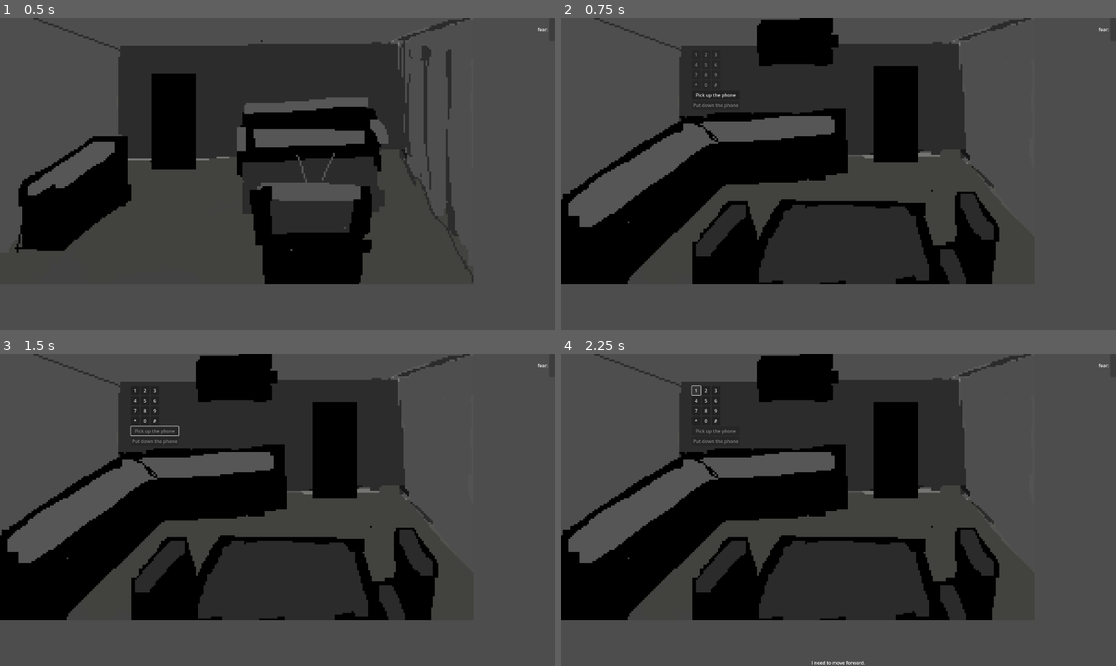
Above: before the commit, frames 1-4 (two rows, left to right).
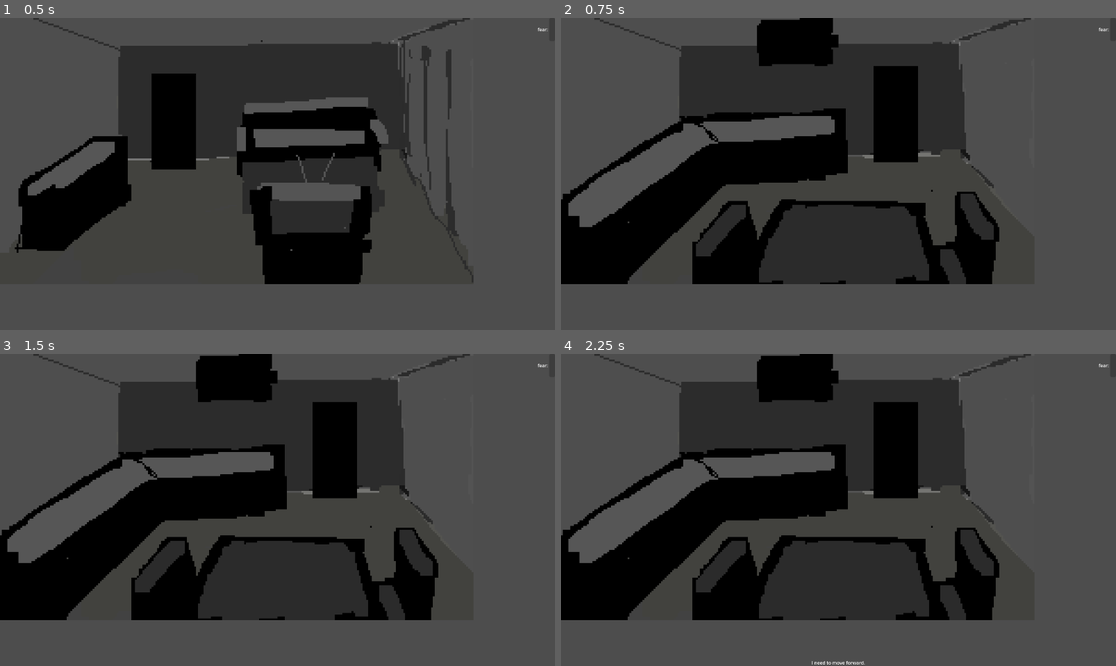
Above: after the commit, the same moments.

Repository: HypotheticalWhale/gamejai-0
Game: Godot game, scene res://Main.tscn
Same seed, same stepped clock (60 frames per second), same inputs: the game is played once before the commit and once after it.
Inputs (mouse positions are in pixels of both pictures, inside the frame that each line leads up to):
- Up to frame 1 (0.5 s): no input
- Up to frame 2 (0.75 s): tap Enter at 0.5 s; move the mouse to (960, 158) at 0.52 s; hold Up (ui_up) from 0.53 s (still down); click (960, 158) at 0.67 s
- Up to frame 3 (1.5 s): release Up (ui_up) at 1.25 s; click (155, 432) at 1.25 s, where only the run before the commit has a clickable "Pick up the phone"
- Up to frame 4 (2.25 s): click (694, 391) at 2 s, where only the run before the commit has a clickable "1"

Frame 1 is identical in both runs. In frame 2, 0.1% of the frame differs, in the area x 23-32%, y 11-29%; in frame 3, 0.2%, in the area x 23-33%, y 11-29%; in frame 4, 0.1%.

Commit message:
fix: sam changes

Diff:
--- a/Main.tscn
+++ b/Main.tscn
@@ -7,7 +7,7 @@
 [ext_resource type="AudioStream" uid="uid://bevbr5ugfast6" path="res://Sounds/FootstepsSFX.wav" id="3_r0du0"]
 [ext_resource type="AudioStream" uid="uid://c6j31emgmryeh" path="res://Sounds/Fear50.wav" id="3_wkp8b"]
 [ext_resource type="AudioStream" uid="uid://drx15gykj233w" path="res://Sounds/Phone.wav" id="4_cm0pq"]
-[ext_resource type="AudioStream" uid="uid://k7pih01iuyf1" path="res://Sounds/You ve reached GLADW.mp3" id="5_3dxm6"]
+[ext_resource type="AudioStream" uid="uid://k7pih01iuyf1" path="res://Sounds/PhoneCall1.mp3" id="5_3dxm6"]
 [ext_resource type="AudioStream" uid="uid://de57hv5bsy5sc" path="res://Sounds/phone-dial-tone_ZGgw2zFY.mp3" id="6_3dxm6"]
 
 [node name="Main" type="Node2D"]
--- a/Scenes/Corridor.tscn
+++ b/Scenes/Corridor.tscn
@@ -1,10 +1,10 @@
-[gd_scene load_steps=4 format=3 uid="uid://de7bn73wu8fp3"]
+[gd_scene load_steps=4 format=3 uid="uid://djcaaf2q6ihgg"]
 
 [ext_resource type="PackedScene" uid="uid://bb8uui4bjtad0" path="res://Scenes/BaseScreen.tscn" id="1_jhtxk"]
 [ext_resource type="Texture2D" uid="uid://cn25hmovjknns" path="res://Assets/Corridor.png" id="2_we05l"]
-[ext_resource type="Script" uid="uid://bnlkott3vycco" path="res://Scenes/corridor.gd" id="2_xlkp1"]
+[ext_resource type="Script" path="res://Scenes/corridor.gd" id="2_xlkp1"]
 
-[node name="Screen2" instance=ExtResource("1_jhtxk")]
+[node name="Screen3" instance=ExtResource("1_jhtxk")]
 script = ExtResource("2_xlkp1")
 
 [node name="TextureRect" parent="." index="0"]
--- a/Scenes/Kitchen.gd
+++ b/Scenes/Kitchen.gd
@@ -8,7 +8,7 @@
 var current_set_index := 0
 var input_cooldown := 1  # seconds to wait between sets
 var correct_answer = [["9","7","2"],["1","2","3"],["6","8","9"]]
-@onready var wrong_number = get_parent().get_node("WrongNumber")
+var sound_string = "WrongNumber"
 @onready var dial_tone = get_parent().get_node("DialTone")
 @onready var possible_buttons = [
 	%Button0, %Button1, %Button2,
@@ -42,10 +42,23 @@
 				get_parent().stage -= 1
 				Globals.is_phone_solved = true
 			else:
-				print("wrong answer")
+				var aug_sound_string
+				if get_correctness_matrix(input_sets) == [0,0,0]:
+					aug_sound_string = sound_string + "1"
+				if get_correctness_matrix(input_sets) == [0,0,1]:
+					aug_sound_string = sound_string + "2"
+				if get_correctness_matrix(input_sets) == [0,1,0]:
+					aug_sound_string = sound_string + "3"
+				if get_correctness_matrix(input_sets) == [0,1,1]:
+					aug_sound_string = sound_string + "4"
+				if get_correctness_matrix(input_sets) == [1,0,0]:
+					aug_sound_string = sound_string + "5"
+				if get_correctness_matrix(input_sets) == [1,1,0]:
+					aug_sound_string = sound_string + "6"
 				get_tree().paused = true
 				dial_tone.play()
 				await dial_tone.finished
+				var wrong_number = get_parent().get_node(aug_sound_string)
 				wrong_number.play()
 				await wrong_number.finished
 				dial_tone.play()
@@ -55,6 +68,17 @@
 			%Put.set_deferred("disabled", false)
 
 			# Optionally disable permanently or do something else
+func get_correctness_matrix(reference_array: Array) -> Array:
+	var result: Array = []
+	for i in range(correct_answer.size()):
+		if i >= reference_array.size():
+			break  # Avoid out-of-bounds
+		if correct_answer[i] == reference_array[i]:
+			result.append(1)
+		else:
+			result.append(0)
+	return result
+
 
 func _set_buttons_enabled():
 	for button in possible_buttons:
@@ -65,6 +89,8 @@
 		button.set_deferred("disabled", true)
 
 func _ready() -> void:
+	if !get_parent().player_has_key:
+		%Phone.visible = false
 	for button in possible_buttons:
 		button.connect("pressed", _on_button_pressed.bind(button.text))
 	_set_buttons_disabled()
--- a/Scenes/Kitchen.tscn
+++ b/Scenes/Kitchen.tscn
@@ -1,9 +1,13 @@
-[gd_scene load_steps=5 format=3 uid="uid://be7o6ifqab0i6"]
+[gd_scene load_steps=9 format=3 uid="uid://be7o6ifqab0i6"]
 
 [ext_resource type="PackedScene" uid="uid://bb8uui4bjtad0" path="res://Scenes/BaseScreen.tscn" id="1_q5vih"]
 [ext_resource type="Script" uid="uid://d0pt3512k3tgc" path="res://Scenes/Kitchen.gd" id="2_pbq7o"]
 [ext_resource type="Texture2D" uid="uid://c1i7rvcvdimw4" path="res://Assets/Kitchen.png" id="3_t2sl4"]
 [ext_resource type="AudioStream" uid="uid://c86f20u86m3ru" path="res://Sounds/phonebuttonpress_BhvmqLvp.wav" id="4_pbq7o"]
+[ext_resource type="AudioStream" uid="uid://k7pih01iuyf1" path="res://Sounds/PhoneCall1.mp3" id="5_uxyhd"]
+[ext_resource type="AudioStream" uid="uid://ghx2h3kpdoaa" path="res://Sounds/PhoneCall2 .wav" id="6_a5466"]
+[ext_resource type="AudioStream" uid="uid://cm5v7xs11o3r0" path="res://Sounds/PhoneCall3.wav" id="7_6fiwt"]
+[ext_resource type="AudioStream" uid="uid://dof8u0qsvt52r" path="res://Sounds/PhoneCall4.wav" id="8_b6yew"]
 
 [node name="Screen" instance=ExtResource("1_q5vih")]
 script = ExtResource("2_pbq7o")
@@ -13,103 +17,104 @@
 offset_bottom = 1152.0
 texture = ExtResource("3_t2sl4")
 
-[node name="ButtonContainer" type="VBoxContainer" parent="." index="1"]
+[node name="Phone" type="VBoxContainer" parent="." index="1"]
+unique_name_in_owner = true
 layout_mode = 0
 offset_left = 453.0
 offset_top = 111.0
 offset_right = 618.0
 offset_bottom = 317.0
 
-[node name="VBoxContainer" type="HBoxContainer" parent="ButtonContainer" index="0"]
+[node name="VBoxContainer" type="HBoxContainer" parent="Phone" index="0"]
 layout_mode = 2
 
-[node name="Button1" type="Button" parent="ButtonContainer/VBoxContainer" index="0"]
+[node name="Button1" type="Button" parent="Phone/VBoxContainer" index="0"]
 unique_name_in_owner = true
 custom_minimum_size = Vector2(30, 0)
 layout_mode = 2
 text = "1"
 
-[node name="Button2" type="Button" parent="ButtonContainer/VBoxContainer" index="1"]
+[node name="Button2" type="Button" parent="Phone/VBoxContainer" index="1"]
 unique_name_in_owner = true
 custom_minimum_size = Vector2(30, 0)
 layout_mode = 2
 text = "2"
 
-[node name="Button3" type="Button" parent="ButtonContainer/VBoxContainer" index="2"]
+[node name="Button3" type="Button" parent="Phone/VBoxContainer" index="2"]
 unique_name_in_owner = true
 custom_minimum_size = Vector2(30, 0)
 layout_mode = 2
 text = "3"
 
-[node name="VBoxContainer2" type="HBoxContainer" parent="ButtonContainer" index="1"]
+[node name="VBoxContainer2" type="HBoxContainer" parent="Phone" index="1"]
 layout_mode = 2
 
-[node name="Button4" type="Button" parent="ButtonContainer/VBoxContainer2" index="0"]
+[node name="Button4" type="Button" parent="Phone/VBoxContainer2" index="0"]
 unique_name_in_owner = true
 custom_minimum_size = Vector2(30, 0)
 layout_mode = 2
 text = "4"
 
-[node name="Button5" type="Button" parent="ButtonContainer/VBoxContainer2" index="1"]
+[node name="Button5" type="Button" parent="Phone/VBoxContainer2" index="1"]
 unique_name_in_owner = true
 custom_minimum_size = Vector2(30, 0)
 layout_mode = 2
 text = "5"
 
-[node name="Button6" type="Button" parent="ButtonContainer/VBoxContainer2" index="2"]
+[node name="Button6" type="Button" parent="Phone/VBoxContainer2" index="2"]
 unique_name_in_owner = true
 custom_minimum_size = Vector2(30, 0)
 layout_mode = 2
 text = "6"
 
-[node name="VBoxContainer3" type="HBoxContainer" parent="ButtonContainer" index="2"]
+[node name="VBoxContainer3" type="HBoxContainer" parent="Phone" index="2"]
 layout_mode = 2
 
-[node name="Button7" type="Button" parent="ButtonContainer/VBoxContainer3" index="0"]
+[node name="Button7" type="Button" parent="Phone/VBoxContainer3" index="0"]
 unique_name_in_owner = true
 custom_minimum_size = Vector2(30, 0)
 layout_mode = 2
 text = "7"
 
-[node name="Button8" type="Button" parent="ButtonContainer/VBoxContainer3" index="1"]
+[node name="Button8" type="Button" parent="Phone/VBoxContainer3" index="1"]
 unique_name_in_owner = true
 custom_minimum_size = Vector2(30, 0)
 layout_mode = 2
 text = "8"
 
-[node name="Button9" type="Button" parent="ButtonContainer/VBoxContainer3" index="2"]
+[node name="Button9" type="Button" parent="Phone/VBoxContainer3" index="2"]
 unique_name_in_owner = true
 custom_minimum_size = Vector2(30, 0)
 layout_mode = 2
 text = "9"
 
-[node name="VBoxContainer4" type="HBoxContainer" parent="ButtonContainer" index="3"]
+[node name="VBoxContainer4" type="HBoxContainer" parent="Phone" index="3"]
 layout_mode = 2
 
-[node name="ButtonHash" type="Button" parent="ButtonContainer/VBoxContainer4" index="0"]
+[node name="ButtonHash" type="Button" parent="Phone/VBoxContainer4" index="0"]
 unique_name_in_owner = true
 custom_minimum_size = Vector2(30, 0)
 layout_mode = 2
 text = "*"
 
-[node name="Button0" type="Button" parent="ButtonContainer/VBoxContainer4" index="1"]
+[node name="Button0" type="Button" parent="Phone/VBoxContainer4" index="1"]
 unique_name_in_owner = true
 custom_minimum_size = Vector2(30, 0)
 layout_mode = 2
 text = "0"
 
-[node name="ButtonPound" type="Button" parent="ButtonContainer/VBoxContainer4" index="2"]
+[node name="ButtonPound" type="Button" parent="Phone/VBoxContainer4" index="2"]
 unique_name_in_owner = true
 custom_minimum_size = Vector2(30, 0)
 layout_mode = 2
 text = "#"
 
-[node name="Pick" type="Button" parent="ButtonContainer" index="4"]
+[node name="Pick" type="Button" parent="Phone" index="4"]
 unique_name_in_owner = true
 layout_mode = 2
 text = "Pick up the phone"
 
-[node name="Put" type="Button" parent="ButtonContainer" index="5"]
+[node name="Put" type="Button" parent="Phone" index="5"]
 unique_name_in_owner = true
 layout_mode = 2
 disabled = true
@@ -119,17 +124,33 @@
 unique_name_in_owner = true
 stream = ExtResource("4_pbq7o")
 
-[connection signal="pressed" from="ButtonContainer/VBoxContainer/Button1" to="." method="_on_button_1_pressed"]
-[connection signal="pressed" from="ButtonContainer/VBoxContainer/Button2" to="." method="_on_button_2_pressed"]
-[connection signal="pressed" from="ButtonContainer/VBoxContainer/Button3" to="." method="_on_button_3_pressed"]
-[connection signal="pressed" from="ButtonContainer/VBoxContainer2/Button4" to="." method="_on_button_4_pressed"]
-[connection signal="pressed" from="ButtonContainer/VBoxContainer2/Button5" to="." method="_on_button_5_pressed"]
-[connection signal="pressed" from="ButtonContainer/VBoxContainer2/Button6" to="." method="_on_button_6_pressed"]
-[connection signal="pressed" from="ButtonContainer/VBoxContainer3/Button7" to="." method="_on_button_7_pressed"]
-[connection signal="pressed" from="ButtonContainer/VBoxContainer3/Button8" to="." method="_on_button_8_pressed"]
-[connection signal="pressed" from="ButtonContainer/VBoxContainer3/Button9" to="." method="_on_button_9_pressed"]
-[connection signal="pressed" from="ButtonContainer/VBoxContainer4/ButtonHash" to="." method="_on_button_hash_pressed"]
-[connection signal="pressed" from="ButtonContainer/VBoxContainer4/Button0" to="." method="_on_button_0_pressed"]
-[connection signal="pressed" from="ButtonContainer/VBoxContainer4/ButtonPound" to="." method="_on_button_pound_pressed"]
-[connection signal="pressed" from="ButtonContainer/Pick" to="." method="_on_pick_pressed"]
-[connection signal="pressed" from="ButtonContainer/Put" to="." method="_on_put_pressed"]
+[node name="WrongNumber1" type="AudioStreamPlayer2D" parent="." index="3"]
+stream = ExtResource("5_uxyhd")
+
+[node name="WrongNumber2" type="AudioStreamPlayer2D" parent="." index="4"]
+stream = ExtResource("6_a5466")
+
+[node name="WrongNumber3" type="AudioStreamPlayer2D" parent="." index="5"]
+stream = ExtResource("7_6fiwt")
+
+[node name="WrongNumber4" type="AudioStreamPlayer2D" parent="." index="6"]
+stream = ExtResource("8_b6yew")
+
+[node name="WrongNumber5" type="AudioStreamPlayer2D" parent="." index="7"]
+
+[node name="WrongNumber6" type="AudioStreamPlayer2D" parent="." index="8"]
+
+[connection signal="pressed" from="Phone/VBoxContainer/Button1" to="." method="_on_button_1_pressed"]
+[connection signal="pressed" from="Phone/VBoxContainer/Button2" to="." method="_on_button_2_pressed"]
+[connection signal="pressed" from="Phone/VBoxContainer/Button3" to="." method="_on_button_3_pressed"]
+[connection signal="pressed" from="Phone/VBoxContainer2/Button4" to="." method="_on_button_4_pressed"]
+[connection signal="pressed" from="Phone/VBoxContainer2/Button5" to="." method="_on_button_5_pressed"]
+[connection signal="pressed" from="Phone/VBoxContainer2/Button6" to="." method="_on_button_6_pressed"]
+[connection signal="pressed" from="Phone/VBoxContainer3/Button7" to="." method="_on_button_7_pressed"]
+[connection signal="pressed" from="Phone/VBoxContainer3/Button8" to="." method="_on_button_8_pressed"]
+[connection signal="pressed" from="Phone/VBoxContainer3/Button9" to="." method="_on_button_9_pressed"]
+[connection signal="pressed" from="Phone/VBoxContainer4/ButtonHash" to="." method="_on_button_hash_pressed"]
+[connection signal="pressed" from="Phone/VBoxContainer4/Button0" to="." method="_on_button_0_pressed"]
+[connection signal="pressed" from="Phone/VBoxContainer4/ButtonPound" to="." method="_on_button_pound_pressed"]
+[connection signal="pressed" from="Phone/Pick" to="." method="_on_pick_pressed"]
+[connection signal="pressed" from="Phone/Put" to="." method="_on_put_pressed"]
Not shown, added: Sounds/PhoneCall1.mp3.import
Not shown, added: Sounds/PhoneCall2 .wav.import
Not shown, added: Sounds/PhoneCall3.wav.import
Not shown, added: Sounds/PhoneCall4.wav.import
Not shown, removed: Sounds/You ve reached GLADW.mp3.import
Not shown, changed: Sounds/Fear75.wav
Not shown, added: Sounds/PhoneCall1.mp3
Not shown, added: Sounds/PhoneCall2 .wav
Not shown, added: Sounds/PhoneCall3.wav
Not shown, added: Sounds/PhoneCall4.wav
Not shown, removed: Sounds/You ve reached GLADW.mp3
